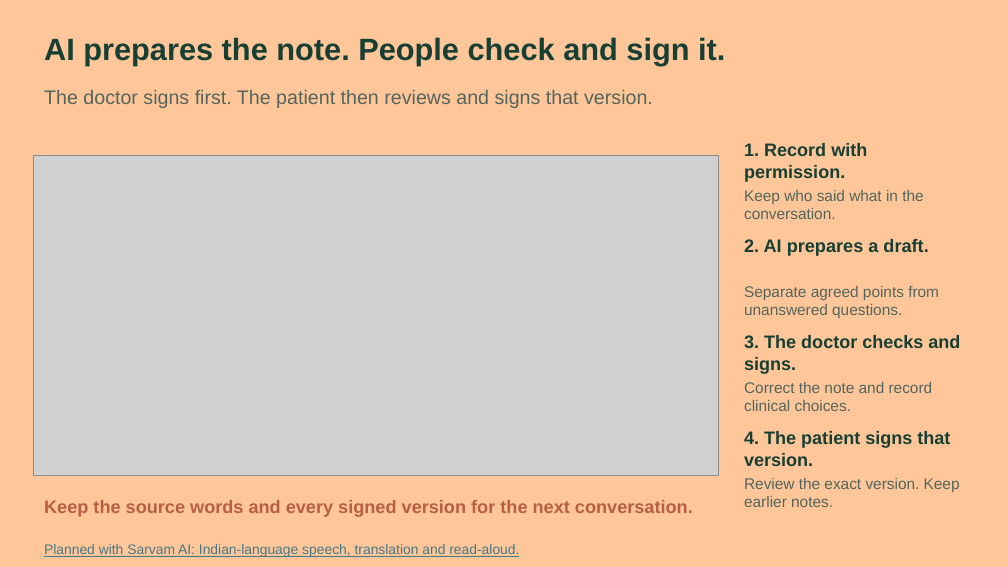
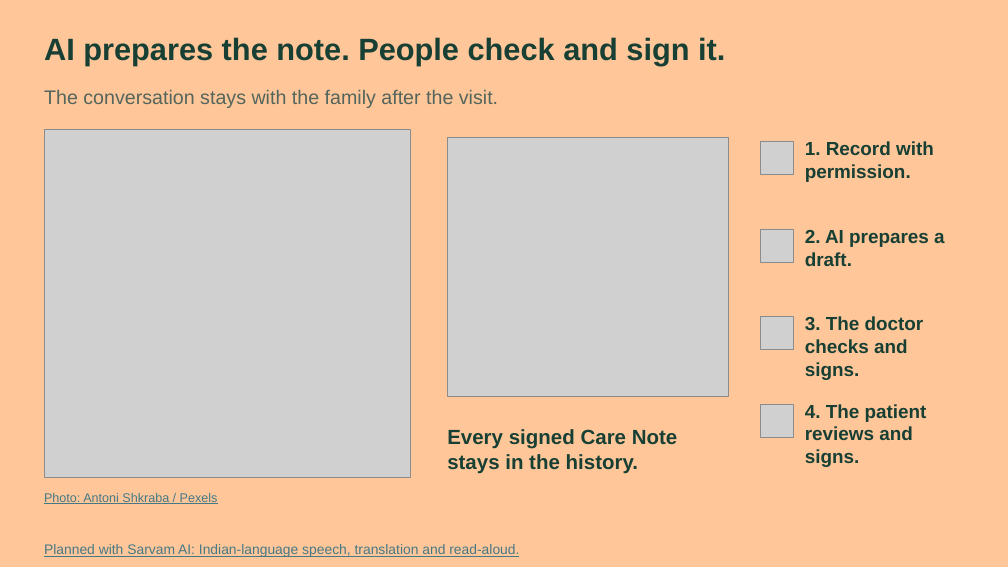
Before and after one commit to basithladdu/healthathon, a slide deck: slide 5 of submission/Saathi_Healthathon_Final.pptx. Drawn at 1008x567 pixels with LibreOffice and Linux fonts; fonts in the diff are those of the drawing; grey boxes stand for pictures. Boxes give left, top, right and bottom in pixels: in the first picture for what was removed or moved away, otherwise in the second. Text is boxed around its words. In the diff, an @@ line names an element or a change of style, - is before the commit and + after.

Commit message:
Make recording, records and impact slides more visual

```diff
--- a/submission/Saathi_Healthathon_Final.pptx
+++ b/submission/Saathi_Healthathon_Final.pptx
@@ text at bbox=[44, 89, 498, 108]: text changed @@
-The doctor signs first. The patient then reviews and signs that version.
+The conversation stays with the family after the visit.
@@ picture added at bbox=[44, 129, 410, 477] @@
@@ picture: place and size @@
-picture at bbox=[33, 155, 718, 476]
+picture at bbox=[448, 137, 729, 397]
@@ picture added at bbox=[761, 142, 794, 175] @@
@@ size 17.2 to 18 pt in 3 elements at bbox=[805, 316, 924, 380], bbox=[805, 230, 945, 266], bbox=[805, 141, 934, 182] @@
@@ text "1. Record with permission.": place and size @@
-text "1. Record with permission." at bbox=[744, 143, 867, 182]
+text "1. Record with permission." at bbox=[805, 141, 934, 182]
@@ text removed at bbox=[744, 190, 923, 219] @@
-Keep who said what in the conversation.
@@ picture added at bbox=[761, 229, 794, 262] @@
@@ text "2. AI prepares a draft.": place and size @@
-text "2. AI prepares a draft." at bbox=[744, 239, 928, 256]
+text "2. AI prepares a draft." at bbox=[805, 230, 945, 266]
@@ text removed at bbox=[744, 286, 939, 318] @@
-Separate agreed points from unanswered questions.
@@ picture added at bbox=[761, 317, 794, 350] @@
@@ text "3. The doctor checks and ...": place and size @@
-text "3. The doctor checks and ..." at bbox=[744, 335, 960, 374]
+text "3. The doctor checks and ..." at bbox=[805, 316, 924, 380]
@@ text removed at bbox=[744, 382, 933, 411] @@
-Correct the note and record clinical choices.
@@ picture added at bbox=[761, 404, 794, 437] @@
@@ text at bbox=[805, 404, 927, 467]: text changed; size 17.2 to 18 pt @@
-4. The patient signs that version.
+4. The patient reviews and signs.
@@ text added at bbox=[447, 429, 678, 474], 19.5 pt, text #173F33, bold @@
+Every signed Care Note stays in the history.
@@ text removed at bbox=[744, 478, 960, 507] @@
-Review the exact version. Keep earlier notes.
@@ text removed at bbox=[44, 500, 693, 517] @@
-Keep the source words and every signed version for the next conversation.
@@ text added at bbox=[44, 493, 218, 504], 12 pt, text #467886, underline @@
+Photo: Antoni Shkraba / Pexels
```
Also in this commit, not shown: 3 other slides changed, 27 other files.
